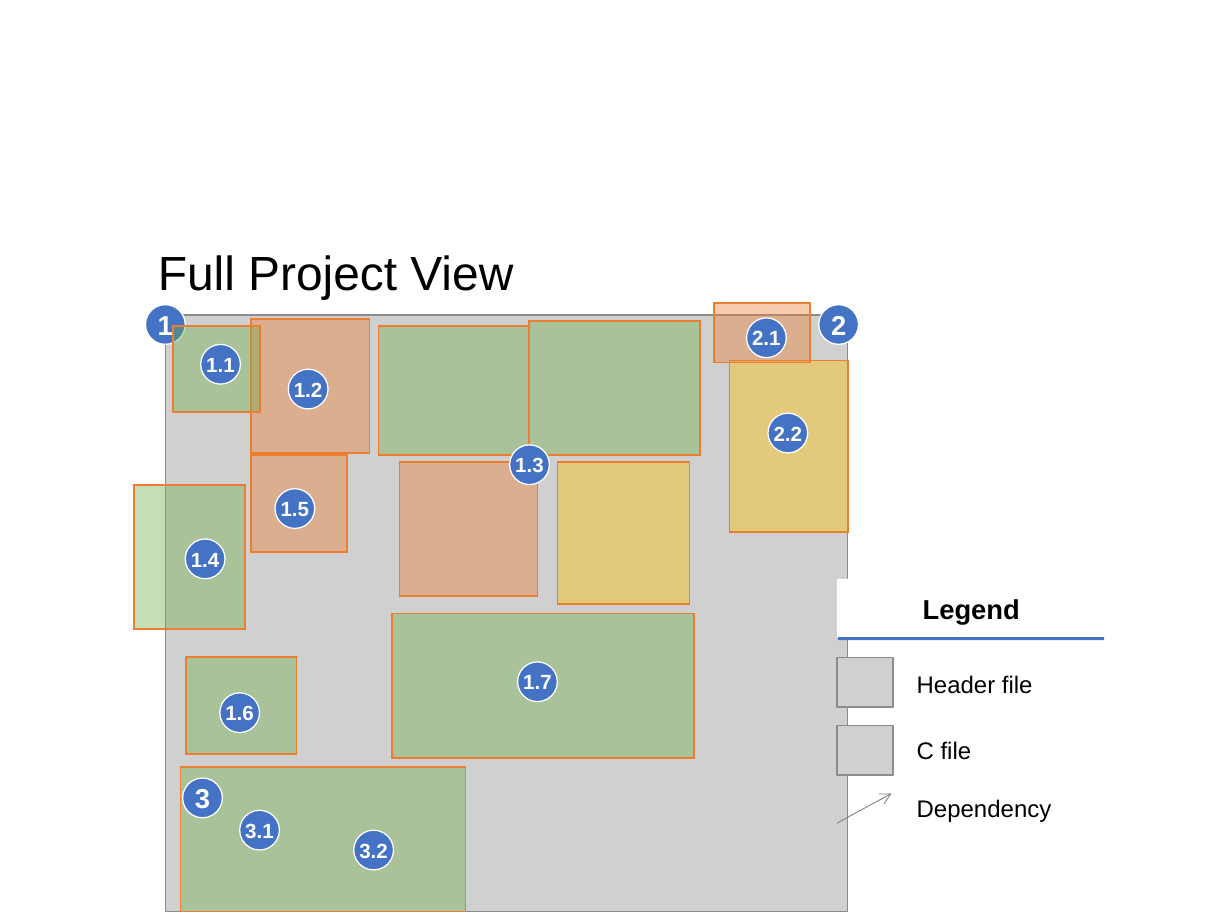
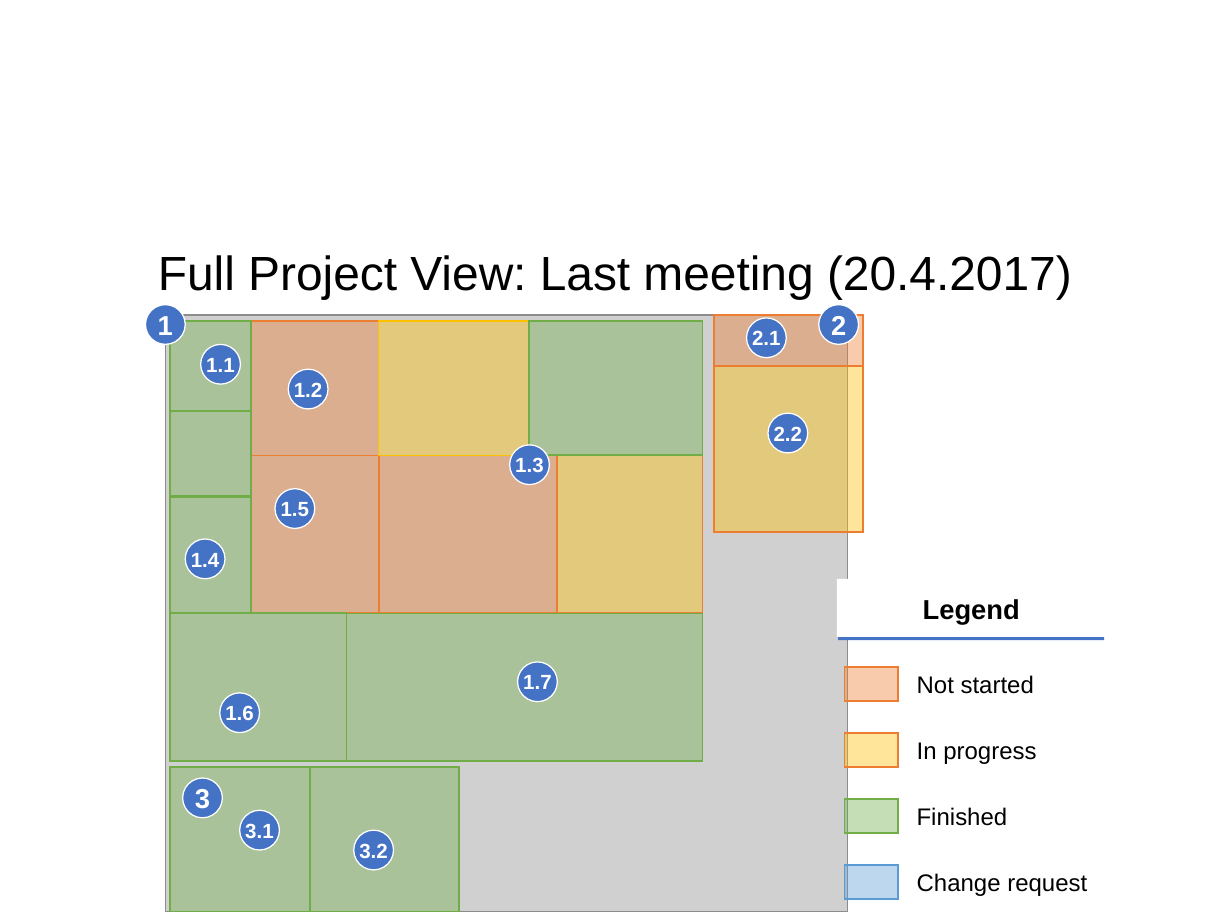
Before and after one commit to Plavit/CASA-refactor, a slide deck: slide 10 of docs/WIP/CASA_May4_v1.pptx (slide 9 before the commit). Drawn at 1232x924 pixels with LibreOffice and Linux fonts; fonts in the diff are those of the drawing; grey boxes stand for pictures; background and template pictures are left out. Boxes give left, top, right and bottom in pixels: in the first picture for what was removed or moved away, otherwise in the second. Text is boxed around its words. In the diff, an @@ line names an element or a change of style, - is before the commit and + after.

```diff
--- a/docs/WIP/CASA_May4_v1.pptx
+++ b/docs/WIP/CASA_May4_v1.pptx
@@ title at (158, 255, 1072, 299): text changed @@
-Full Project View
+Full Project View: Last meeting (20.4.2017)
@@ rectangle: place and size @@
-rectangle at (174, 326, 260, 413)
+rectangle at (170, 320, 250, 410)
@@ rectangle: place and size @@
-rectangle at (251, 319, 370, 453)
+rectangle at (251, 320, 378, 455)
@@ rectangle: place and size @@
-rectangle at (378, 326, 529, 456)
+rectangle at (378, 320, 529, 455)
@@ rectangle at (378, 320, 529, 455): fill #70AD47 at 40% opacity to #FFC000 at 40% opacity; outline #ED7D31 1 pt to #FFC000 1 pt @@
@@ rectangle: place and size @@
-rectangle at (715, 303, 811, 362)
+rectangle at (715, 315, 864, 366)
@@ rectangle: place and size @@
-rectangle at (729, 361, 848, 532)
+rectangle at (715, 366, 864, 532)
@@ rectangle added at (170, 411, 250, 496), fill #70AD47 at 40% opacity, outline #70AD47 1 pt @@
@@ rectangle: place and size @@
-rectangle at (251, 455, 347, 552)
+rectangle at (251, 456, 378, 614)
@@ rectangle: place and size @@
-rectangle at (399, 462, 537, 596)
+rectangle at (378, 456, 557, 614)
@@ rectangle: place and size @@
-rectangle at (557, 462, 689, 605)
+rectangle at (557, 455, 702, 614)
@@ rectangle: place and size @@
-rectangle at (134, 484, 245, 628)
+rectangle at (170, 496, 251, 614)
@@ rectangle: place and size @@
-rectangle at (186, 658, 297, 755)
+rectangle at (170, 614, 346, 761)
@@ rectangle: place and size @@
-rectangle at (392, 614, 694, 758)
+rectangle at (346, 614, 702, 761)
@@ picture removed at (837, 658, 892, 707) @@
@@ rectangle added at (844, 667, 897, 701), fill #ED7D31 at 40% opacity, outline #ED7D31 1 pt @@
@@ text at (917, 675, 1034, 694): text changed @@
-Header file
+Not started
@@ picture removed at (837, 726, 892, 775) @@
@@ rectangle added at (844, 733, 897, 768), fill #FFC000 at 40% opacity, outline #ED7D31 1 pt @@
@@ text at (917, 742, 1036, 764): text changed @@
-C file
+In progress
@@ outline #ED7D31 1 pt to #70AD47 1 pt in 6 elements at (530, 320, 703, 455), (170, 320, 250, 410), (346, 614, 702, 761), (170, 496, 251, 614), (170, 614, 346, 761), (170, 768, 309, 912) @@
@@ rectangle: place and size @@
-rectangle at (180, 768, 466, 912)
+rectangle at (170, 768, 309, 912)
@@ rectangle added at (310, 768, 460, 912), fill #70AD47 at 40% opacity, outline #70AD47 1 pt @@
@@ arrow removed from (837, 823) to (892, 793) @@
@@ rectangle added at (844, 798, 897, 833), fill #70AD47 at 40% opacity, outline #70AD47 1 pt @@
@@ text at (917, 807, 1008, 826): text changed @@
-Dependency
+Finished
@@ rectangle added at (844, 865, 897, 899), fill #5B9BD5 at 40% opacity, outline #5B9BD5 1 pt @@
@@ text added at (917, 873, 1087, 896), 14 pt, text #000000 @@
+Change request
```
Also in this commit, not shown: 8 other slides changed, 4 slides added, 2 slides removed.
